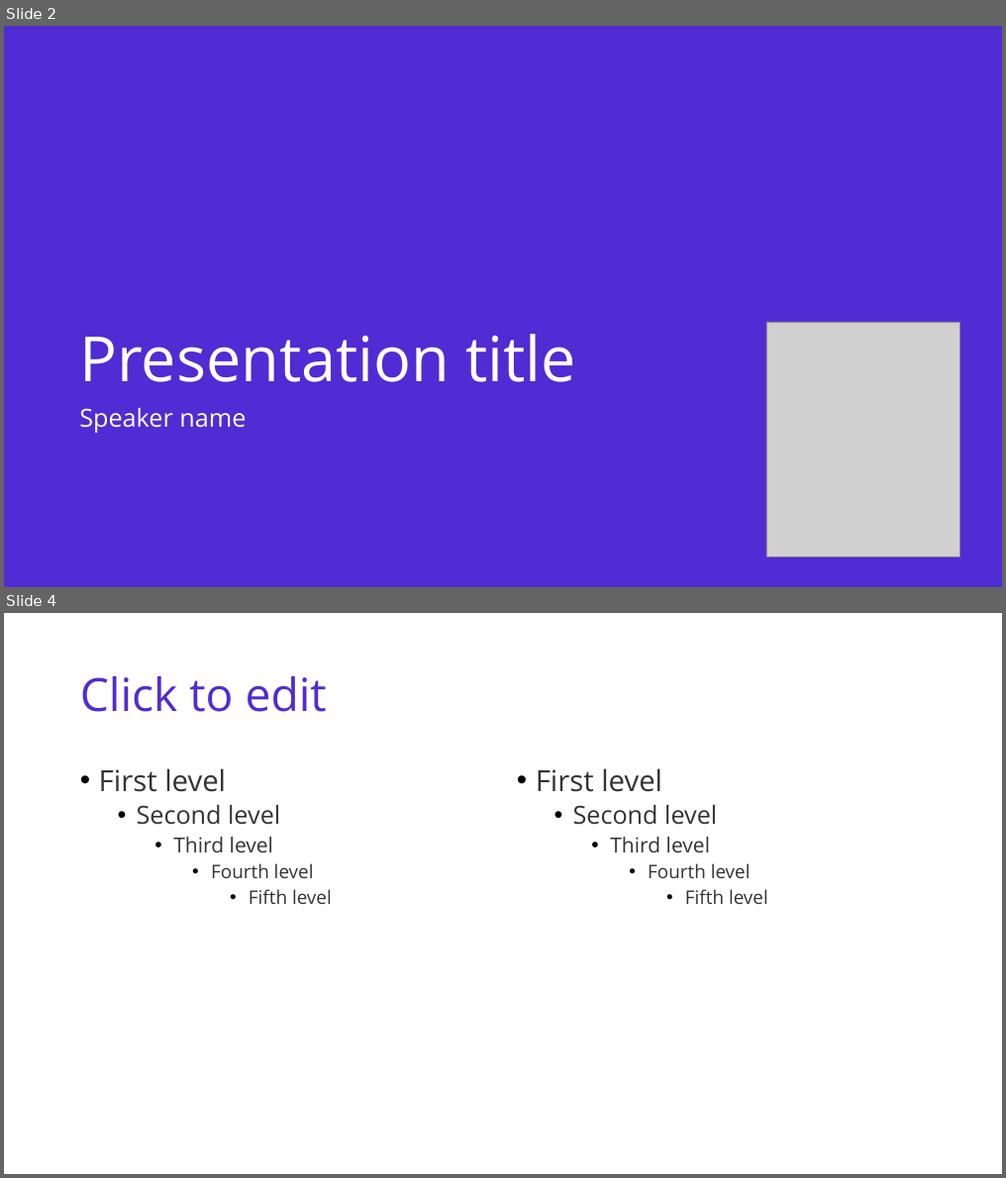
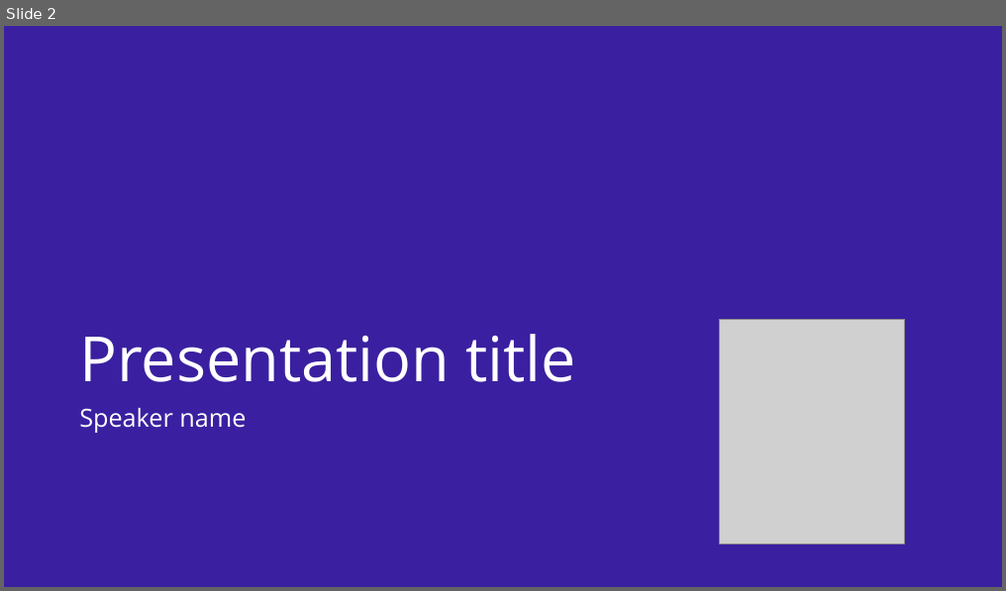
Before and after one commit to dotnet/brand, a slide deck: presentation-template/dotnet-deck-template.odp. Shown one above the other, each under a label of ours: slides 2 and 4 before the commit, slide 2 after it; the slides between them are not shown. The pictures are 1006x1178 and 1006x591 pixels, drawn with LibreOffice and Linux fonts; fonts in the diff are those of the drawing; grey boxes stand for pictures. Boxes give left, top, right and bottom in pixels: in the first picture for what was removed or moved away, otherwise in the second. Text is boxed around its words. In the diff, an @@ line names an element or a change of style, - is before the commit and + after.

```diff
--- a/presentation-template/dotnet-deck-template.odp
+++ b/presentation-template/dotnet-deck-template.odp
@@ slide 4 removed at (x1=4, y1=613, x2=1002, y2=1174), background #FFFFFF @@
@@ title removed at (x1=80, y1=676, x2=327, y2=712) @@
-Click to edit
@@ text removed at (x1=99, y1=768, x2=332, y2=904) @@
-• First level
-  • Second level
-    • Third level
-      • Fourth level
-        • Fifth level
@@ text removed at (x1=536, y1=768, x2=768, y2=904) @@
-• First level
-  • Second level
-    • Third level
-      • Fourth level
-        • Fifth level
@@ slide 2 changed as well @@
@@ background #512BD3 to #3A20A0 @@
@@ picture resized from (x1=766, y1=322, x2=960, y2=557) to (x1=720, y1=319, x2=905, y2=545) @@
```
Also in this commit, not shown: 4 other slides changed, 9 slides added, 7 other slides removed, 7 other files.
